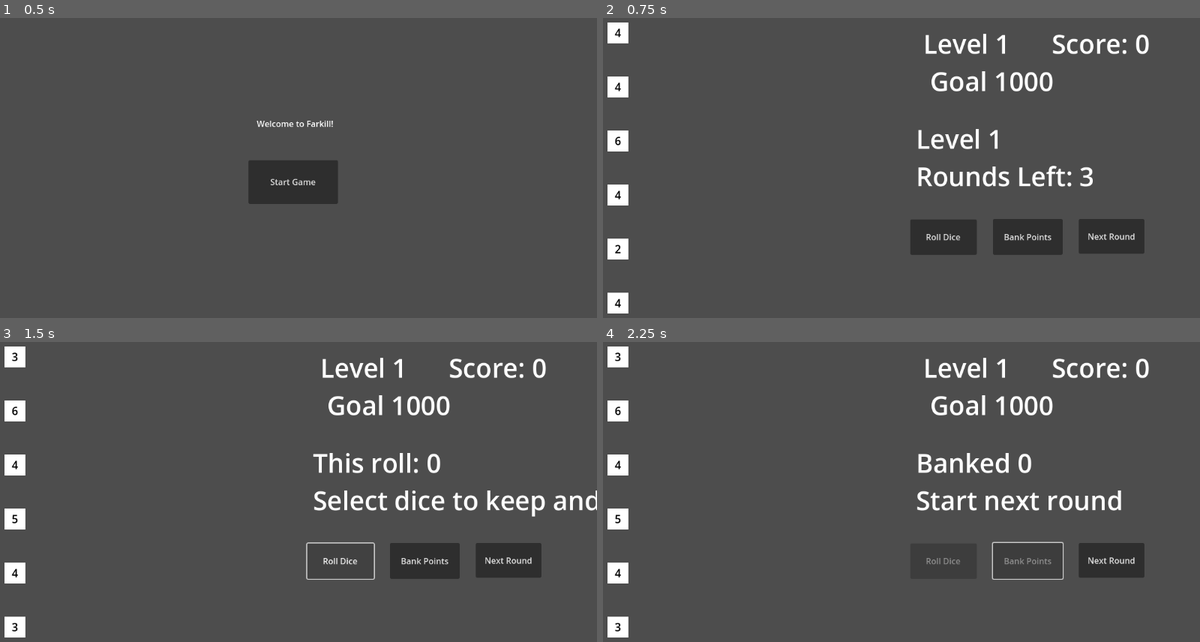
Above: before the commit, frames 1-4 (two rows, left to right).
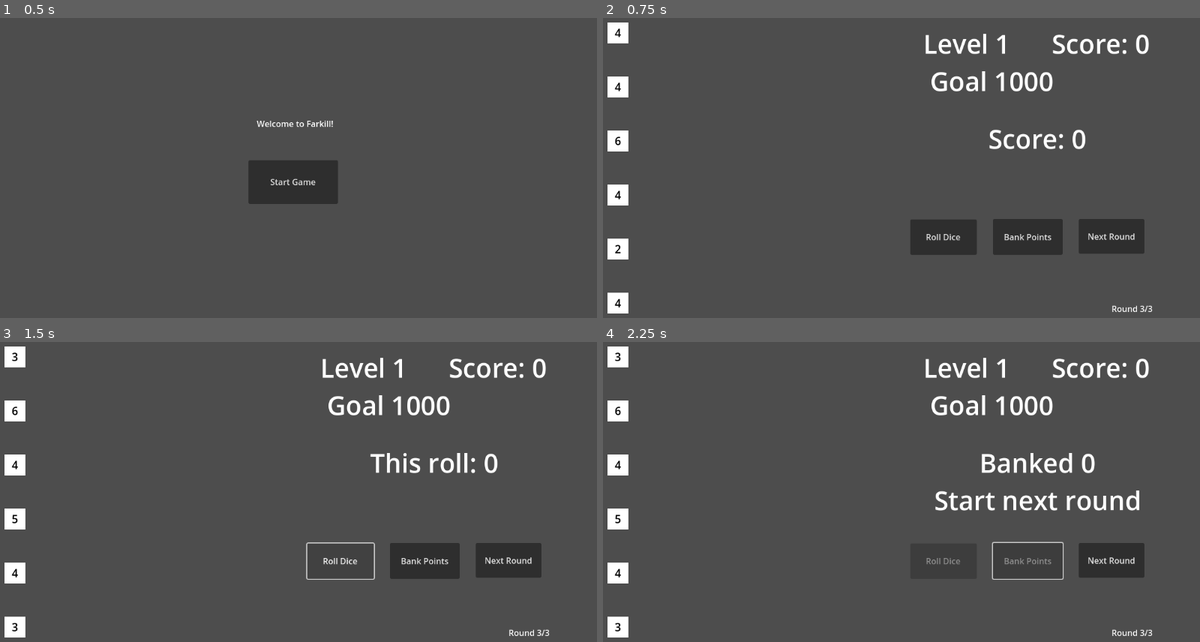
Above: after the commit, the same moments.

Repository: patrickbeekman/farkill
Game: Godot game, scene res://scenes/StartScreen.tscn
Same seed, same stepped clock (60 frames per second), same inputs: the game is played once before the commit and once after it.
Inputs:
- Up to frame 1 (0.5 s): no input
- Up to frame 2 (0.75 s): click "Start Game" at 0.5 s
- Up to frame 3 (1.5 s): click "Roll Dice" at 1.25 s
- Up to frame 4 (2.25 s): click "Bank Points" at 2 s

Frame 1 is identical in both runs. In frame 2, 1.5% of the frame differs, in the area x 52-92%, y 37-98%; in frame 3, 2.2%, in the area x 52-100%, y 37-98%; in frame 4, 2.2%.

Commit message:
Updated scoring for more types, game over screen and restart button

Diff:
--- a/Die.gd
+++ b/Die.gd
@@ -11,13 +11,16 @@
 	$ValueLabel.text = str(value)
 	self.gui_input.connect(_on_gui_input)
 
-#func _on_gui_input(event):
-	#if event is InputEventMouseButton and event.pressed:
-		#toggle_keep()
 func _on_gui_input(event):
 	if event is InputEventMouseButton and event.pressed:
-		var main = get_tree().root.get_node("Main")
-		main.move_die_to_selected(self)
+		#var main = get_tree().root.get_node("Main")
+		#main.move_die(self)
+
+		var parent = get_parent()
+		var main = get_tree().root.get_node("Main")  # adjust this if "Main" isn't at the root
+		main.move_die(self)
+
+		main.update_current_score_display()
 
 func toggle_keep():
 	var parent = get_parent()
@@ -26,8 +29,8 @@
 	if is_kept:
 		main.get_node("VBoxContainer/RollContainer").add_child(self)
 		is_kept = false
-		modulate = Color(1, 1, 1)  # white
+		modulate = Color(1, 1, 1)
 	else:
 		main.get_node("VBoxContainer/KeptContainer").add_child(self)
 		is_kept = true
-		modulate = Color(0.7, 1, 0.7)  # green tint
+		modulate = Color(0.7, 1, 0.7)
--- a/Main.gd
+++ b/Main.gd
@@ -14,10 +14,10 @@
 var current_level := 1
 var goal_score := 1000
 var rounds_left := 3
+var num_rounds := 3
 
 func _ready():
 	randomize()
-	# Instantiate dice once at startup
 	for i in range(NUM_DICE):
 		var die = DIE_SCENE.instantiate()
 		dice_container.add_child(die)
@@ -26,12 +26,9 @@
 	$LevelLabel.text = "Level " + str(current_level) + "\n Goal " + str(goal_score)
 	start_round()
 
-
 func _on_roll_pressed():
 	newly_kept_dice.clear()
-	var roll_container = $VBoxContainer/RollContainer
-	var unkept_dice = roll_container.get_children()
-
+	var unkept_dice = dice_container.get_children()
 	for die in unkept_dice:
 		die.roll()
 
@@ -40,9 +37,7 @@
 		return
 
 	var current_roll_score = calculate_score(newly_kept_dice)
-	$ScoreLabel.text = "This roll: " + str(current_roll_score) + "\nSelect dice to keep and press Bank"
-
-
+	$ScoreLabel.text = "This roll: " + str(current_roll_score)
 
 func calculate_score(dice_to_score: Array) -> int:
 	var counts = {}
@@ -51,7 +46,31 @@
 		counts[val] = counts.get(val, 0) + 1
 
 	var current_score = 0
+	var values = counts.keys()
+	var count_values = counts.values()
 
+	# Special pattern: Straight (1-6)
+	if values.size() == 6:
+		current_score += 1500
+		return current_score
+
+	# Special pattern: Three pairs
+	if values.size() == 3 and count_values.count(2) == 3:
+		current_score += 1500
+		return current_score
+
+	# Special pattern: Two triplets
+	if values.size() == 2 and count_values.count(3) == 2:
+		current_score += 2500
+		return current_score
+
+	# Special pattern: Five-dice full house (3 + 2)
+	if dice_to_score.size() == 5 and values.size() == 2:
+		if (3 in count_values and 2 in count_values):
+			current_score += 1000  # adjust this if you want
+			return current_score
+
+	# Count scoring for kinds and singles
 	for val in counts:
 		var count = counts[val]
 
@@ -59,9 +78,11 @@
 		if count >= 3:
 			if val == 1:
 				current_score += 1000
+				current_score += (count - 3) * 100  # bonus for each extra '1'
 			else:
 				current_score += val * 100
-			count -= 3
+				current_score += (count - 3) * val * 100  # bonus per die
+			continue  # already scored, skip to next
 
 		# Remaining 1s or 5s
 		if val == 1:
@@ -70,6 +91,12 @@
 			current_score += count * 50
 
 	return current_score
+
+func update_current_score_display():
+	var kept_dice = kept_container.get_children()
+	var score = calculate_score(kept_dice)
+	$ScoreLabel.text = "Score: %d pts" % score
+
 
 func _on_bank_pressed():
 	var kept_dice = kept_container.get_children()
@@ -84,18 +111,12 @@
 		$RoundScoreLabel.text = "Score: " + str(total_score)
 		_end_round()
 
+func _reset_dice():
+	for die in dice_instances:
+		if die.get_parent() != dice_container:
+			die.get_parent().remove_child(die)
+			dice_container.add_child(die)
 
-func _reset_dice():
-	var roll_container = $VBoxContainer/RollContainer
-	var selected_container = $VBoxContainer/KeptContainer
-
-	for die in dice_instances:
-		# Ensure die is moved back to roll container if it's not already there
-		if die.get_parent() != roll_container:
-			die.get_parent().remove_child(die)
-			roll_container.add_child(die)
-
-		# Reset visual and state
 		die.is_kept = false
 		die.modulate = Color(1, 1, 1)
 		die.roll()
@@ -109,22 +130,30 @@
 	rounds_left -= 1
 	_end_round()
 
-func move_die_to_selected(die: Node):
+func move_die(die: Node):
 	if die.get_parent() == dice_container:
 		dice_container.remove_child(die)
 		kept_container.add_child(die)
+		die.is_kept = true
+		die.modulate = Color(0.7, 1, 0.7)
 		newly_kept_dice.append(die)
-
+	elif die.get_parent() == kept_container:
+		kept_container.remove_child(die)
+		dice_container.add_child(die)
+		die.is_kept = false
+		die.modulate = Color(1, 1, 1)
+		newly_kept_dice.erase(die)
 
 func start_round():
-	$ScoreLabel.text = "Level " + str(current_level) + "\nRounds Left: " + str(rounds_left)
+	#$ScoreLabel.text = "Level " + str(current_level) + "\nRounds Left: " + str(rounds_left)
 	$ActionButtons/BankButton.disabled = false
 	$RollButton.disabled = false
+	$RoundsLabel.text = "Round "  + str(rounds_left) + "/" + str(num_rounds)
 	_reset_dice()
 
 func _next_level():
 	current_level += 1
-	goal_score += 500  # dynamic scaling
+	goal_score += 500
 	rounds_left = 3
 	total_score = 0
 
@@ -143,13 +172,14 @@
 		if total_score >= goal_score:
 			_next_level()
 		else:
-			$ScoreLabel.text += "\nGAME OVER! Click to return.\nYou needed " + str(goal_score)
+			$ScoreLabel.text += "GAME OVER!"
 			$ActionButtons/BankButton.disabled = true
 			$RollButton.disabled = true
-			$NextRound.disabled = true  # if you have one
-
-			# Delay and return to start
-			await get_tree().create_timer(0.5).timeout
-			get_tree().change_scene_to_file("res://scenes/StartScreen.tscn")
+			$NextRound.disabled = true
+			$GameOverButton.visible = true
+			$GameOverButton.grab_focus()
 	else:
 		$ScoreLabel.text += "\nStart next round"
+
+func _on_GameOverButton_pressed():
+	get_tree().change_scene_to_file("res://scenes/StartScreen.tscn")
--- a/scenes/Main.tscn
+++ b/scenes/Main.tscn
@@ -25,10 +25,11 @@
 layout_mode = 0
 offset_left = 606.0
 offset_top = 215.0
-offset_right = 795.0
-offset_bottom = 284.0
+offset_right = 1074.0
+offset_bottom = 361.0
 theme_override_font_sizes/font_size = 50
 text = "Score: 0"
+horizontal_alignment = 1
 
 [node name="ActionButtons" type="HBoxContainer" parent="."]
 layout_mode = 0
@@ -82,6 +83,27 @@
 layout_mode = 2
 size_flags_horizontal = 8
 
+[node name="RoundsLabel" type="Label" parent="."]
+layout_mode = 0
+offset_left = 935.0
+offset_top = 534.0
+offset_right = 1109.0
+offset_bottom = 620.0
+text = "Round 3/3"
+horizontal_alignment = 1
+vertical_alignment = 1
+autowrap_mode = 1
+
+[node name="GameOverButton" type="Button" parent="."]
+visible = false
+layout_mode = 0
+offset_left = 732.0
+offset_top = 495.0
+offset_right = 928.0
+offset_bottom = 565.0
+text = "Return to Start"
+
 [connection signal="pressed" from="RollButton" to="." method="_on_roll_pressed"]
 [connection signal="pressed" from="ActionButtons/BankButton" to="." method="_on_bank_pressed"]
 [connection signal="pressed" from="NextRound" to="." method="start_round"]
+[connection signal="pressed" from="GameOverButton" to="." method="_on_GameOverButton_pressed"]
